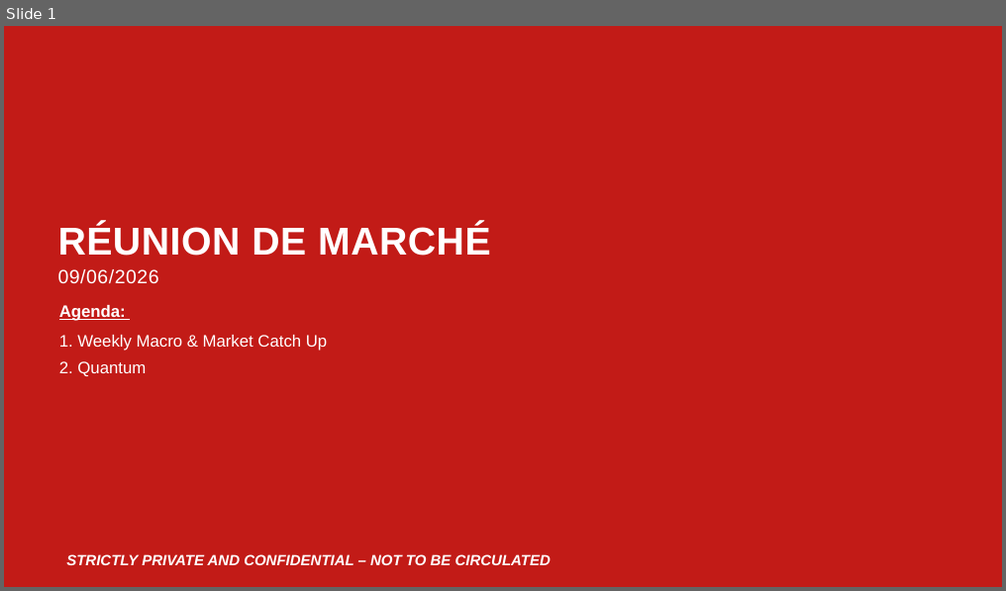
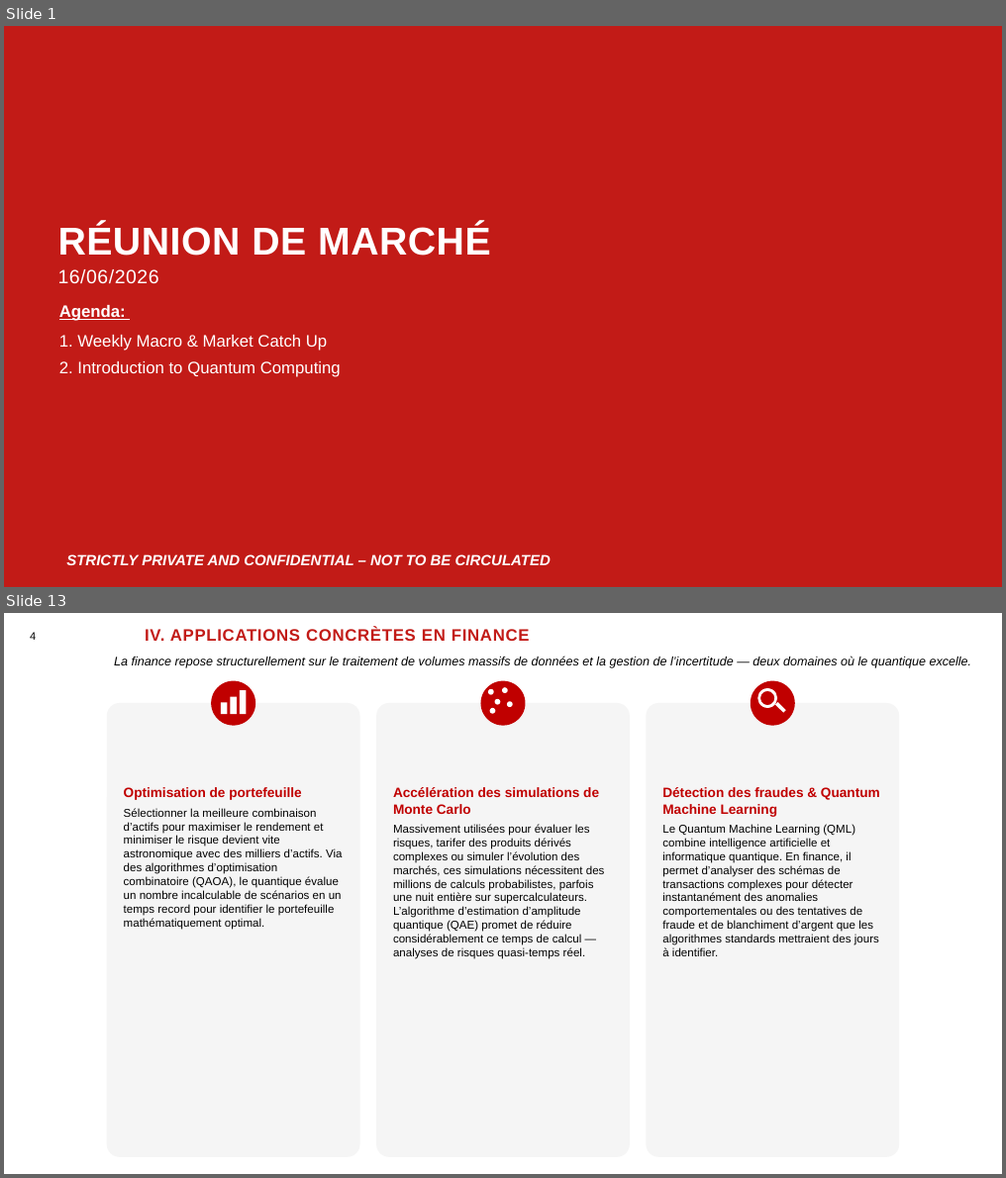
Before and after one commit to yessinemx/Quantum-Computing, a slide deck: Réunion de marché 16062026.pptx. Shown one above the other, each under a label of ours: slide 1 before the commit, slides 1 and 13 after it; the slides between them are not shown. The pictures are 1006x591 and 1006x1178 pixels, drawn with LibreOffice and Linux fonts; fonts in the diff are those of the drawing; background and template pictures are left out. Boxes give left, top, right and bottom in pixels: in the first picture for what was removed or moved away, otherwise in the second. Text is boxed around its words. In the diff, an @@ line names an element or a change of style, - is before the commit and + after.

```diff
--- a/Réunion de marché 16062026.pptx
+++ b/Réunion de marché 16062026.pptx
@@ slide 13 added at box(4, 613, 1002, 1174), background #FFFFFF @@
@@ text added at box(30, 632, 36, 640), 10.5 pt, text #000000 @@
+4
@@ title added at box(145, 627, 530, 641), 16 pt, text #C21B17, bold @@
+IV. APPLICATIONS CONCRÈTES EN FINANCE
@@ text added at box(114, 656, 972, 668), 12 pt, text #000000, italic @@
+La finance repose structurellement sur le traitement de volumes massifs de données et la gestion de l’incertitude — deux domaines où le quantique excelle.
@@ ellipse added at box(211, 681, 256, 726), fill #C00000 @@
@@ rectangle added at box(230, 697, 237, 714), fill #FFFFFF @@
@@ rectangle added at box(240, 690, 247, 714), fill #FFFFFF @@
@@ ellipse added at box(481, 681, 526, 726), fill #C00000 @@
@@ ellipse added at box(488, 689, 494, 695), fill #FFFFFF @@
@@ ellipse added at box(495, 699, 501, 705), fill #FFFFFF @@
@@ ellipse added at box(502, 688, 508, 694), fill #FFFFFF @@
@@ ellipse added at box(507, 701, 513, 707), fill #FFFFFF @@
@@ ellipse added at box(750, 681, 795, 726), fill #C00000 @@
@@ donut added at box(757, 688, 777, 708), fill #FFFFFF @@
@@ rounded rectangle added at box(107, 703, 359, 1157), fill #D9D9D9 at 25% opacity, 11 pt, text #000000 @@
+Optimisation de portefeuille
+Sélectionner la meilleure combinaison d’actifs pour maximiser le rendement et minimiser le risque devient vite astronomique avec des milliers d’actifs. Via des algorithmes d’optimisation combinatoire (QAOA), le quantique évalue un nombre incalculable de scénarios en un temps record pour identifier le portefeuille mathématiquement optimal.
@@ rectangle added at box(221, 703, 228, 714), fill #FFFFFF @@
@@ rounded rectangle added at box(377, 703, 630, 1157), fill #D9D9D9 at 25% opacity, 11 pt, text #000000 @@
+Accélération des simulations de Monte Carlo
+Massivement utilisées pour évaluer les risques, tarifer des produits dérivés complexes ou simuler l’évolution des marchés, ces simulations nécessitent des millions de calculs probabilistes, parfois une nuit entière sur supercalculateurs. L’algorithme d’estimation d’amplitude quantique (QAE) promet de réduire considérablement ce temps de calcul — analyses de risques quasi-temps réel.
@@ ellipse added at box(490, 708, 496, 714), fill #FFFFFF @@
@@ rounded rectangle added at box(647, 703, 899, 1157), fill #D9D9D9 at 25% opacity, 11 pt, text #000000 @@
+Détection des fraudes & Quantum Machine Learning
+Le Quantum Machine Learning (QML) combine intelligence artificielle et informatique quantique. En finance, il permet d’analyser des schémas de transactions complexes pour détecter instantanément des anomalies comportementales ou des tentatives de fraude et de blanchiment d’argent que les algorithmes standards mettraient des jours à identifier.
@@ rectangle added at box(775, 702, 786, 713), fill #FFFFFF @@
@@ slide 1 changed as well @@
@@ text at box(58, 270, 159, 284): text changed @@
-09/06/2026
+16/06/2026
@@ text at box(59, 362, 341, 377): text changed @@
-2. Quantum
+2. Introduction to Quantum Computing
```
Also in this commit, not shown: 1 other slide changed, 14 other slides added.
